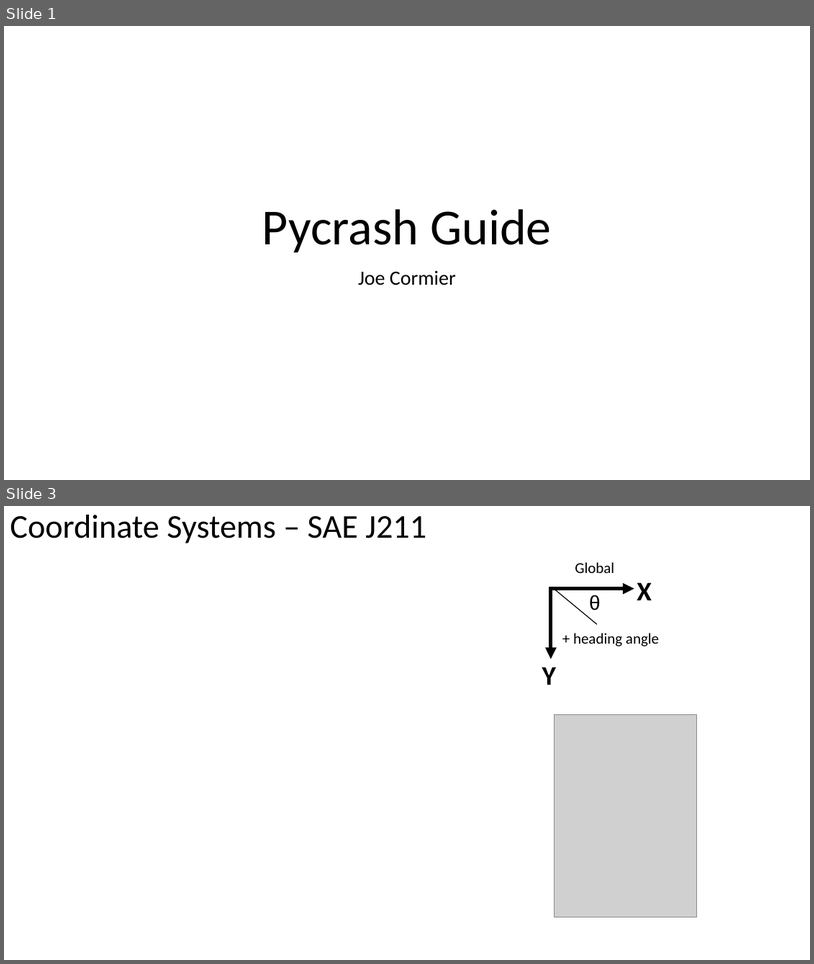
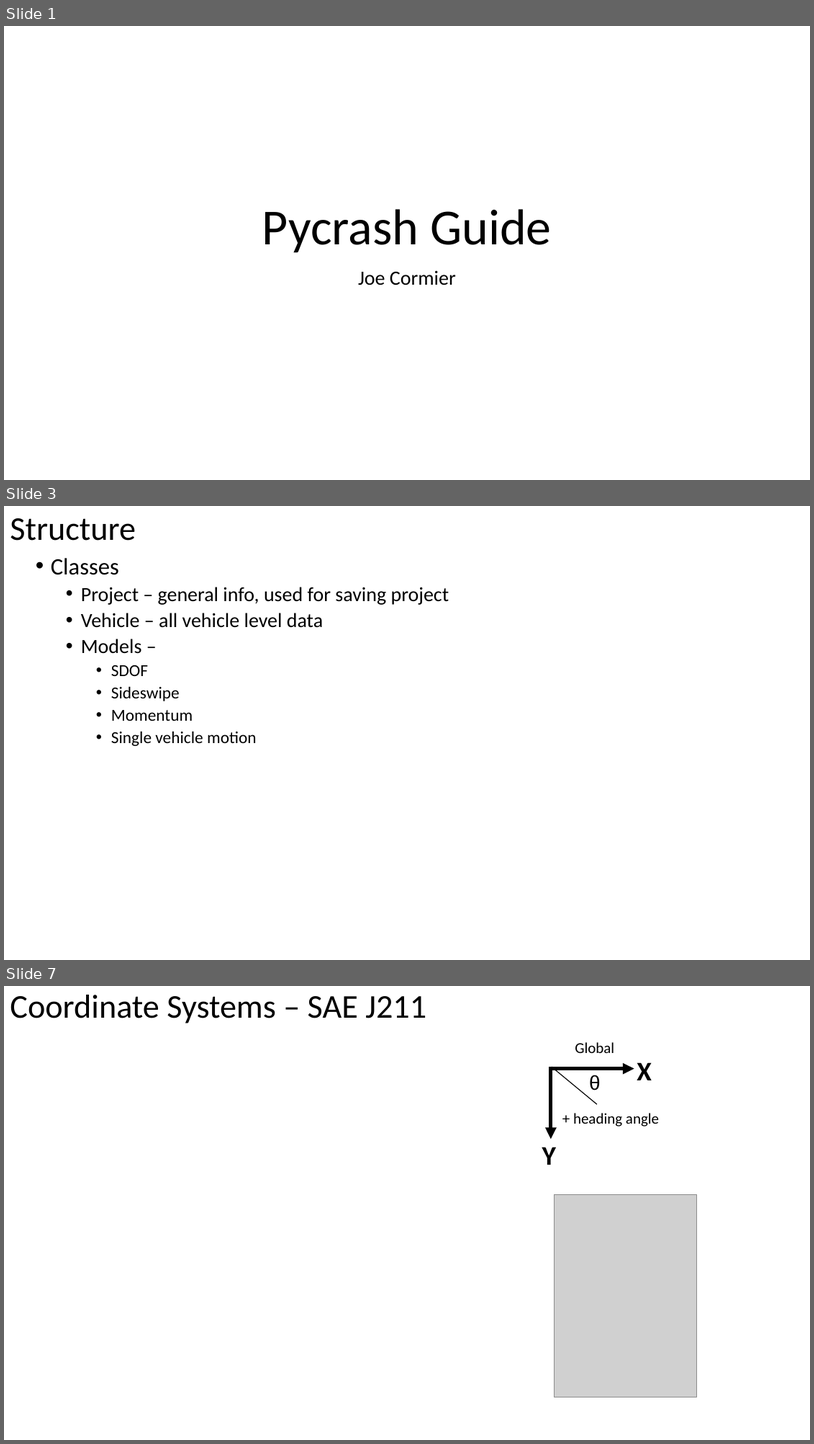
Before and after one commit to joe-cormier/pycrash, a slide deck: docs/Vehicle_Dynamics_Guide.pptx. Shown one above the other, each under a label of ours: slides 1 and 3 before the commit, slides 1, 3 and 7 after it; the slides between them are not shown. The pictures are 814x964 and 814x1444 pixels, drawn with LibreOffice and Linux fonts; fonts in the diff are those of the drawing; grey boxes stand for pictures. Boxes give left, top, right and bottom in pixels: in the first picture for what was removed or moved away, otherwise in the second. Text is boxed around its words. In the diff, an @@ line names an element or a change of style, - is before the commit and + after.

```diff
--- a/docs/Vehicle_Dynamics_Guide.pptx
+++ b/docs/Vehicle_Dynamics_Guide.pptx
@@ slide 3 added at <box>4,506,810,960</box>, background #FFFFFF @@
@@ title added at <box>10,518,136,541</box>, 39.6 pt, text #000000 @@
+Structure
@@ text added at <box>51,558,450,746</box>, 24 pt, text #000000 @@
+• Classes
+  • Project – general info, used for saving project
+  • Vehicle – all vehicle level data
+  • Models –
+    • SDOF
+    • Sideswipe
+    • Momentum
+    • Single vehicle motion
@@ what was slide 3 is now slide 7 @@
```
Also in this commit, not shown: 4 other slides added, 2 slides removed, 19 other files.
